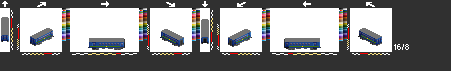
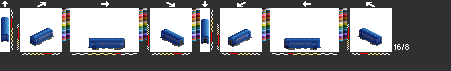
Layers edited between the first and the second 451 × 71 image:
hid "cle1" over [left=1, top=17, right=382, bottom=47]
painted on "cle" over [left=94, top=49, right=315, bottom=50]
